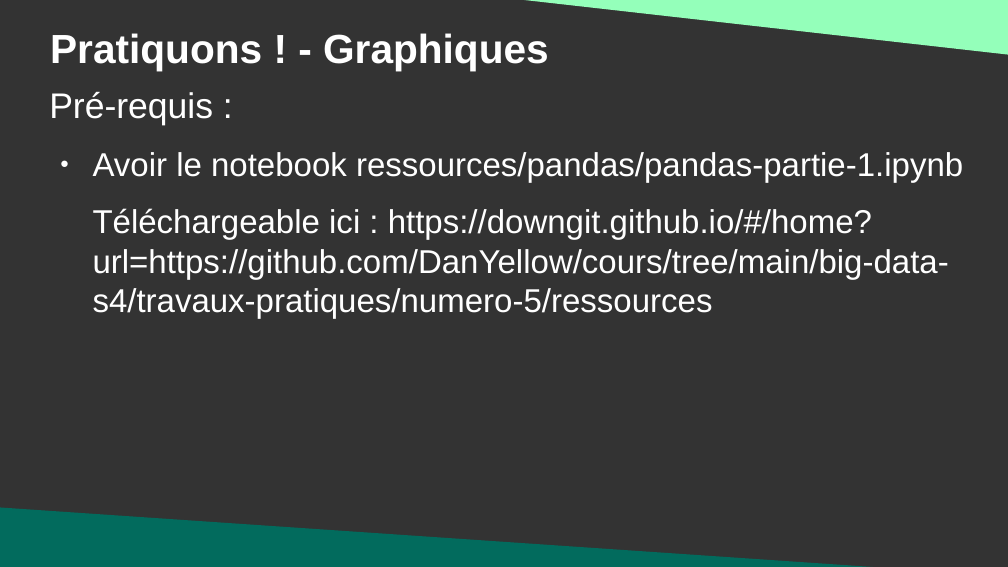
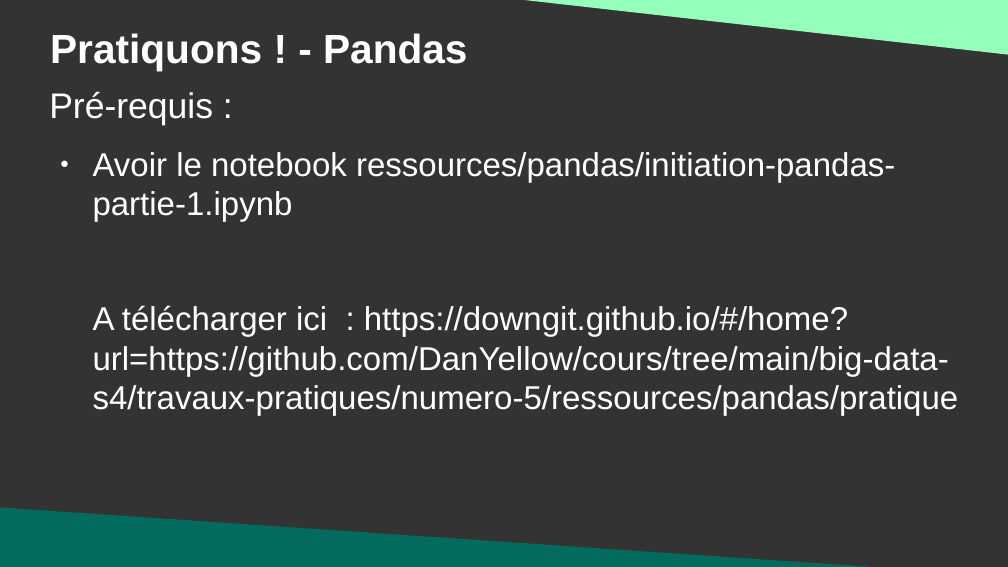
Before and after one commit to DanYellow/cours, a slide deck: slide 9 of big-data-s4/travaux-pratiques/numero-5/presentation.odp. Drawn at 1008x567 pixels with LibreOffice and Linux fonts; fonts in the diff are those of the drawing. Boxes give left, top, right and bottom in pixels: in the first picture for what was removed or moved away, otherwise in the second. Text is boxed around its words. In the diff, an @@ line names an element or a change of style, - is before the commit and + after.

```diff
--- a/big-data-s4/travaux-pratiques/numero-5/presentation.odp
+++ b/big-data-s4/travaux-pratiques/numero-5/presentation.odp
@@ title at (50,33,467,70): text changed @@
-Pratiquons ! - Graphiques
+Pratiquons ! - Pandas
@@ text at (93,152,959,416): text changed @@
-● Avoir le notebook ressources/pandas/pandas-partie-1.ipynb
-Téléchargeable ici : https://downgit.github.io/#/home?url=https://github.com/DanYellow/cours/tree/main/big-data-s4/travaux-pratiques/numero-5/ressources
+● Avoir le notebook ressources/pandas/initiation-pandas-partie-1.ipynb
+A télécharger ici : https://downgit.github.io/#/home?url=https://github.com/DanYellow/cours/tree/main/big-data-s4/travaux-pratiques/numero-5/ressources/pandas/pratique
```
Also in this commit, not shown: 1 other slide changed, 5 other files.
